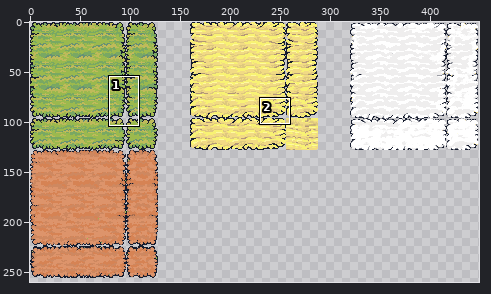
A sprite sheet gets an edit: assets/Tilemap_Flat_32.png. The picture above shows the old version from afar; the outline marks the close-up.
Close-up. As it was:
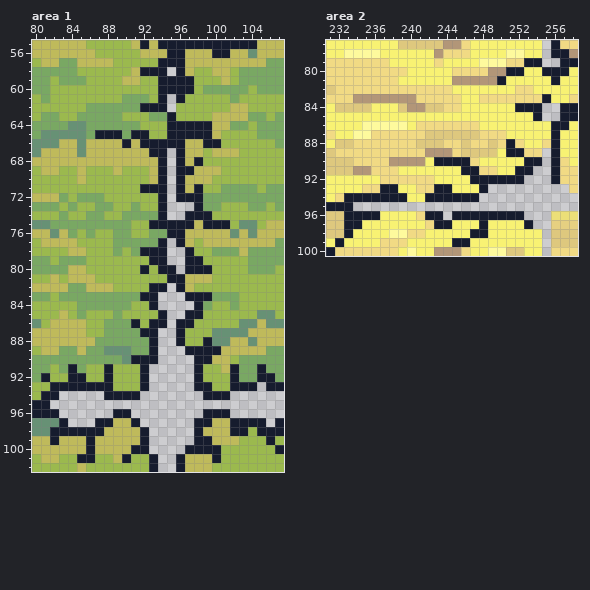
The file is 449x269 pixels. Pixels under 10% opacity are left out. Colours within 5 levels of each other are drawn and written as one. Shown: area 1: x 80..107, y 55..102; area 2: x 231..258, y 77..100. The wide view leaves out empty margins. The commit also changed other parts of the picture, which this record leaves out.
After the commit:
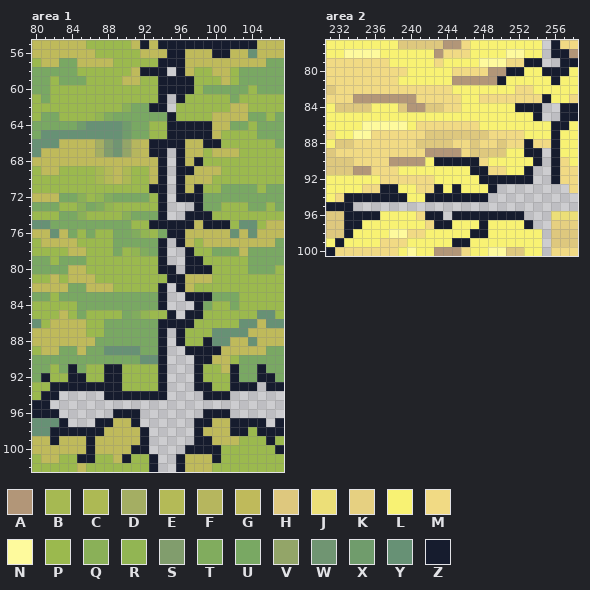
Palette (. is transparent): A #b29678  B #a6b952  C #adb954  D #a4ae63  E #b4ba57  F #b6b65e  G #bfba5b  H #dec87e  J #ecdf78  K #e6d081  L #f8f273  M #f1da84  N #fefa9d  P #9bb94e  Q #8ab058  R #92b553  S #819d6d  T #81ac5e  U #79a863  V #93a568  W #709572  X #709c6c  Y #679175  Z #161c2e
What changed:
--- area 1
@@ x 82..97 @@
  60 PPPPPPPPPPPPZZZZ
- 61 PPPPPPPPUUUPZ.ZP
- 62 PPPPUUUUUUZZZ.PP
- 63 UPPUUUUUPPPUUZPP
- 64 UUYYUUUUUUPPPZZZ
- 65 YYYYUZZZUZZPPZZZ
- 66 YGGYGGGGZGZZZZZG
- 67 GGGYGGGGGGGZZ.ZG
+ 61 PPPPPPPPPPPPZ.ZP
+ 62 PPPPPPPPQUUZZ.PP
+ 63 UPPPPRTUUUUUUZPP
+ 64 UUUXYYYYXUUPPZZZ
+ 65 YYYYYYYYXUUPPZZZ
+ 66 YGGGGDSWVFGZZZZG
+ 67 GGGGGDSWVFGZZ.ZG
  68 GGGGGGGGGGGGZ.ZG
- 69 GPPGPPPGPPPGZ.ZZ
- 70 PPPGPPPPPPPGZ.ZG
- 71 PPPPPPPPPPZZZ.ZG
- 72 GUPUUUPPPPPPZ.ZZ
- 73 UPUPPUUPPUPPZ...
- 74 PUPPUUPPUUUUZ..Z
+ 69 GPPPPBEGCPPGZ.ZZ
+ 70 PPPPPBEGCPPGZ.ZG
+ 71 PPPPPPPPPPPZZ.ZG
+ 72 GUUQPRTUUUUPZ.ZZ
+ 73 UPPQUTRPPPPPZ...
+ 74 PUUQPPPPQUUUZ..Z
  75 UUUUUUUUUPPZZZZZ
- 76 YGUPUPPUUPPUUZZG
+ 76 YGUPUPPUUTRPUZZG
  77 GGGPPPPUUUUUZ.ZG
- 78 PPGGPPPUPUZZZ..Z
- 79 PUUUPPPPPPPZZ..Z
- 80 UUGGPPPPPPZPZZ.Z
+ 78 PPGGPPPUPRTUZ..Z
+ 79 PUUUPPPPPPPPZ..Z
+ 80 UUGGPPPPPPPPZZ.Z
  81 GPGGGPPPPPPPPZZG
- 82 GGUUGGGPPPPZZ.ZG
- 83 PUUUUUUUUUZZ...Z
- 84 PPPUUUUUUPPZ....
- 85 PGPUPPPUPPPPZ..Z
- 86 GGGGPPUUUZPZZ.ZZ
- 87 GGGGPPUUUUZZ..ZP
- 88 GGGGGUUUUUUZ..ZP
- 89 GUUGUUYYYUUZ...Z
- 90 UUUUUUUUYZZZ....
- 91 PUZUPPZPPPZ.....
- 92 PPZZPPZPPPZ.....
- 93 ZZZZZZZPPPZ.....
- 94 Z.....ZZZZ......
+ 82 GGUUGGGPPPPPZ.ZG
+ 83 PUUUUUUUUUUUZ..Z
+ 84 PPPUUUUUUUUUZ...
+ 85 PGPUPPPPUTRPPZ.Z
+ 86 GGGGPPUUUUUUZZZZ
+ 87 GGGGPPUUUUUUZ.ZP
+ 88 GGGGGUUUUUUUZ.ZP
+ 89 GUUGUUYYYYUUZ..Z
+ 90 UUUUUUUUUUYYZ...
+ 91 PUZUPPZZPPPPZ...
+ 92 PPZZPPZZPPPPZ...
+ 93 ZZZZZZZZPPPPZ...
+ 94 Z.....ZZZZZZZ...
  95 ................
- 96 Z......ZZ.......
+ 96 Z......ZZZ......
  97 YZ...ZZGGZ......
--- area 2
@@ x 242..256 @@
  86 MMMMMMLLLLLLLLZ
- 87 HHHHHHMMMLLLLLZ
- 88 HHMMHMMHMZMLLMZ
- 89 AAAMHHHHLZZMM.Z
- 90 LZZZZMLLLLLZZ.Z
- 91 LLLLZZMMLLZZ..Z
- 92 MLLLLZZZZZZ...Z
- 93 MZZLLLZ........
- 94 ZZZZZZ.........
+ 87 HHHHHHHMMMMLLLZ
+ 88 HHHMMHMMHMMZMMZ
+ 89 AAAAMHHHHLLZZ.Z
+ 90 LZZZZZMLLLLLZ.Z
+ 91 LLLLLZZMMLLZ..Z
+ 92 MLLLLLZZZZZZ..Z
+ 93 MZLZLLLZ.......
+ 94 ZZZZZZZ........
  95 ...............
Pixel boxes of the changes (left, top, right, bottom) in both close-ups:
changed: (68, 94, 176, 418)
changed: (443, 130, 542, 202)
